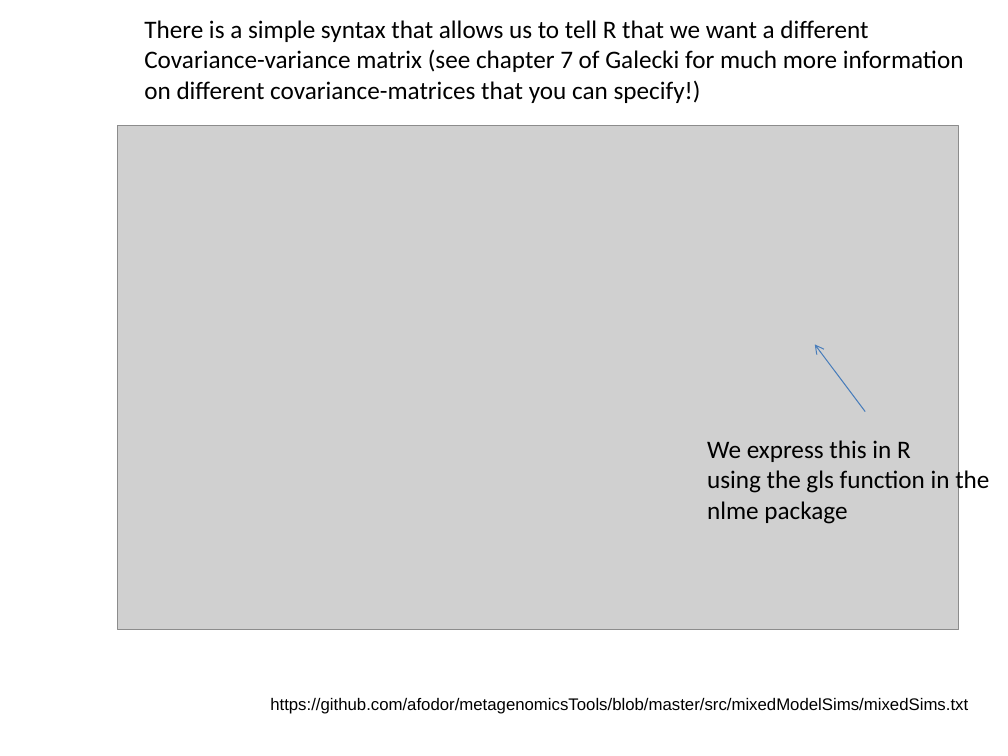
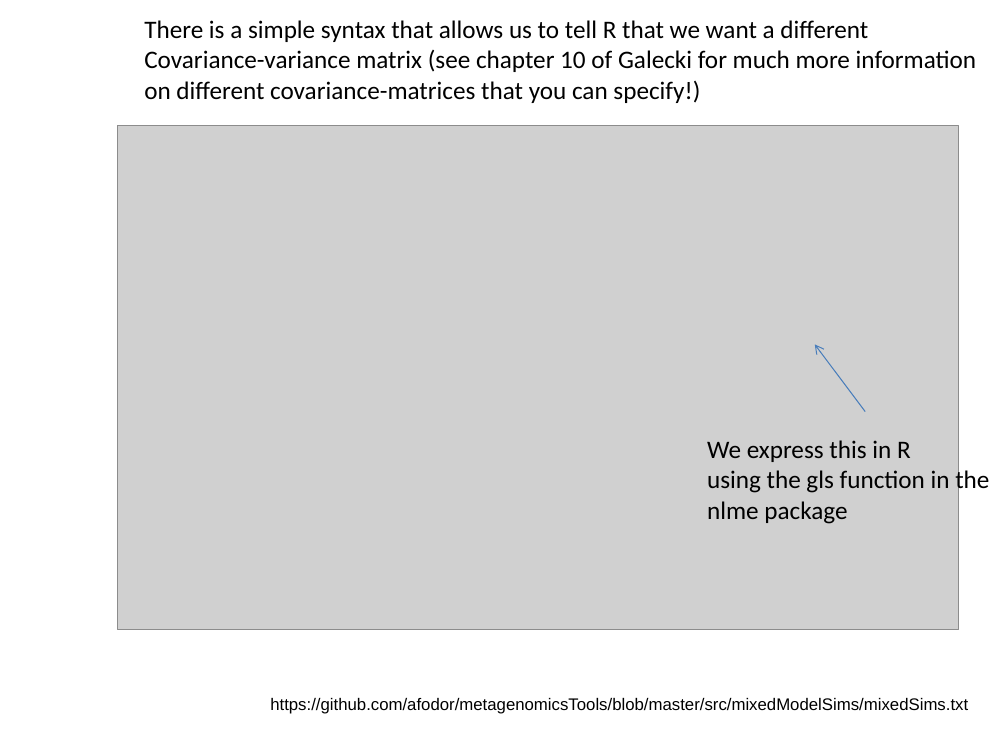
Before and after one commit to afodor/afodor.github.io, a slide deck: slide 21 of classes/stats2015/Lecture18.pptx. Drawn at 1008x756 pixels with LibreOffice and Linux fonts; fonts in the diff are those of the drawing; grey boxes stand for pictures. Boxes give left, top, right and bottom in pixels: in the first picture for what was removed or moved away, otherwise in the second. Text is boxed around its words. In the diff, an @@ line names an element or a change of style, - is before the commit and + after.

Commit message:
fix small errors in chapter references.

```diff
--- a/classes/stats2015/Lecture18.pptx
+++ b/classes/stats2015/Lecture18.pptx
@@ text at box(144, 50, 977, 72): text changed @@
-Covariance-variance matrix (see chapter 7 of Galecki for much more information
+Covariance-variance matrix (see chapter 10 of Galecki for much more information
```
Also in this commit, not shown: 1 other slide changed.
